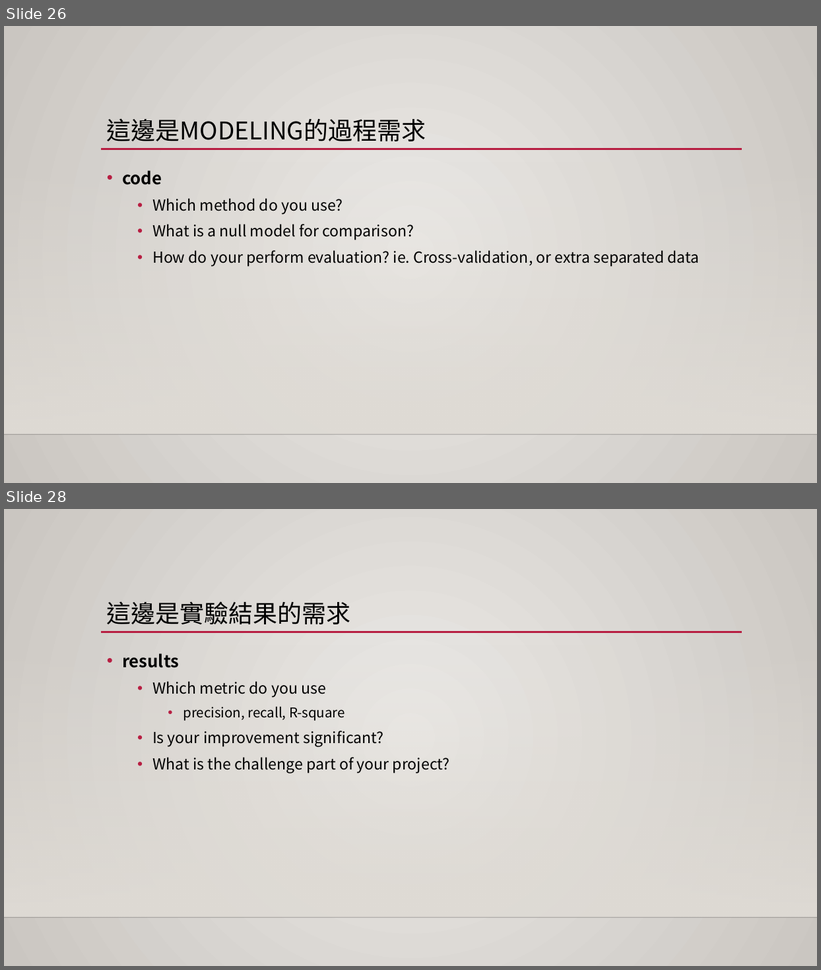
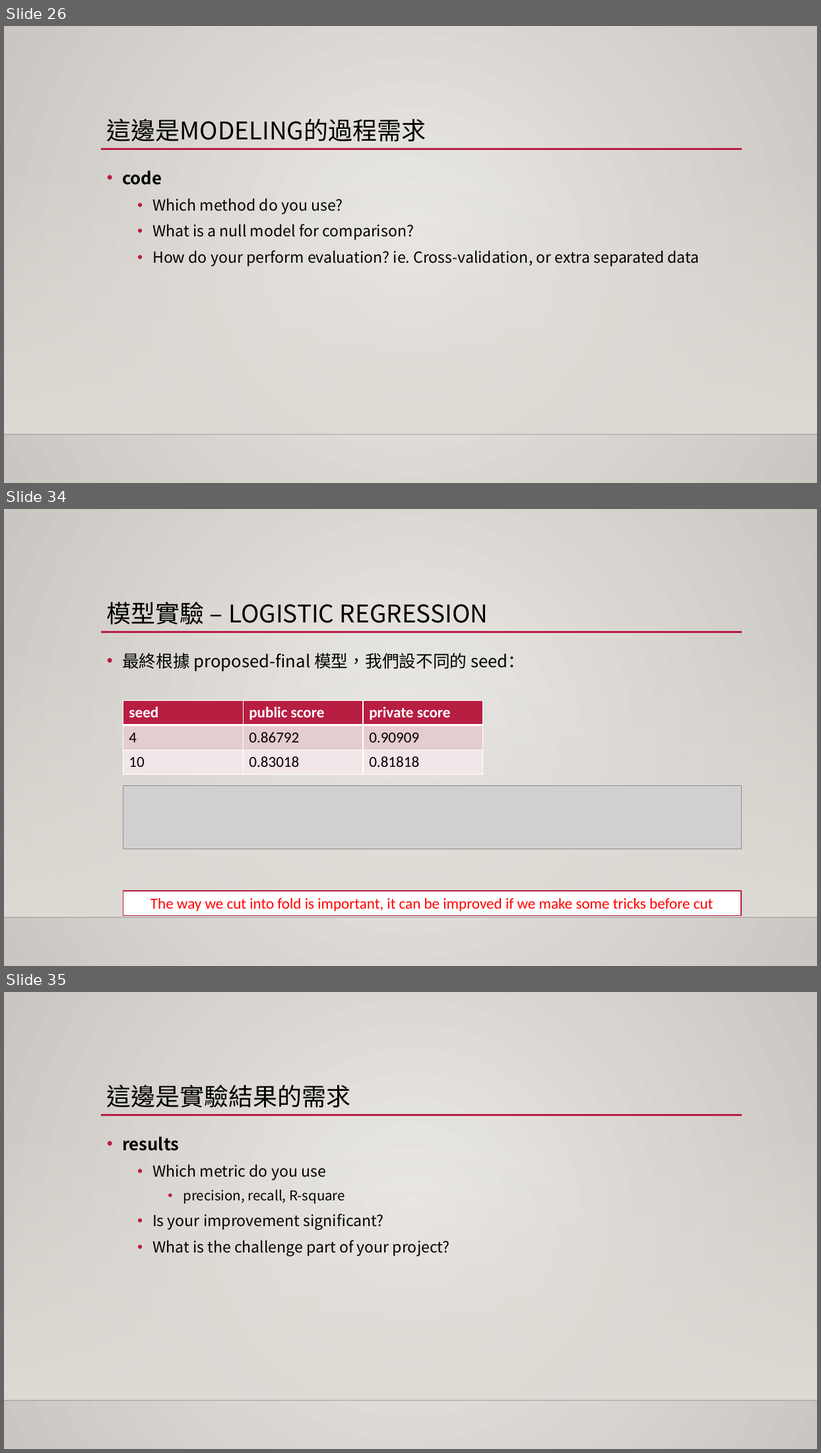
Before and after one commit to 1082-datascience/finalproject-finalproject-1082ds_group3, a slide deck: docs/final_report.pptx. Shown one above the other, each under a label of ours: slides 26 and 28 before the commit, slides 26, 34 and 35 after it; the slides between them are not shown. The pictures are 821x970 and 821x1453 pixels, drawn with LibreOffice and Linux fonts; fonts in the diff are those of the drawing; grey boxes stand for pictures; background and template pictures are left out. Boxes give left, top, right and bottom in pixels: in the first picture for what was removed or moved away, otherwise in the second. Text is boxed around its words. In the diff, an @@ line names an element or a change of style, - is before the commit and + after.

```diff
--- a/docs/final_report.pptx
+++ b/docs/final_report.pptx
@@ slide 34 added at [4,509,817,966], background gradient #ECEAE7 to #CAC7C1; not listed: 3 template elements that a slide beside it also shows @@
@@ title added at [107,602,488,625], 28.8 pt, text #000000 @@
+模型實驗 – LOGISTIC REGRESSION
@@ text added at [122,653,525,671], 20 pt, text #000000 @@
+• 最終根據 proposed-final 模型，我們設不同的 seed：
@@ table added at [123,700,483,775], 3 rows, 3 columns @@
+seed | public score | private score
+4 | 0.86792 | 0.90909
+10 | 0.83018 | 0.81818
@@ picture added at [123,786,741,850] @@
@@ rectangle added at [123,891,741,916], fill #FFFFFF, outline #B71E42 1 pt, 18 pt, text #FF0000 @@
+The way we cut into fold is important, it can be improved if we make some tricks before cut
@@ what was slide 28 is now slide 35 @@
```
Also in this commit, not shown: 4 slides changed, 8 other slides added, 1 slide removed, 4 other files.
